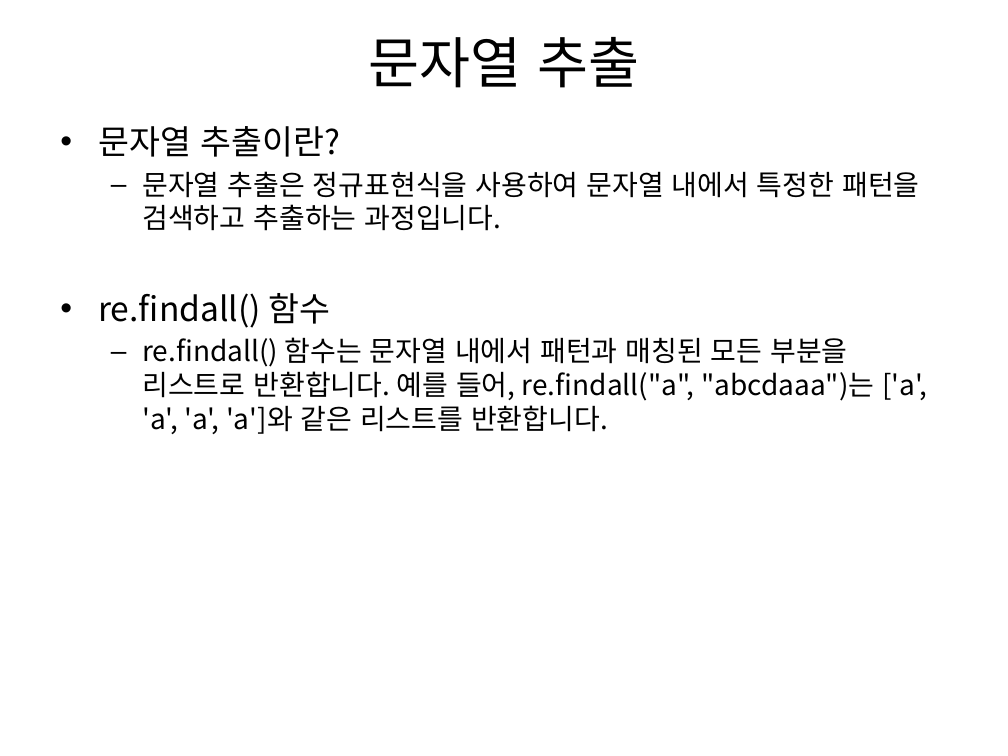
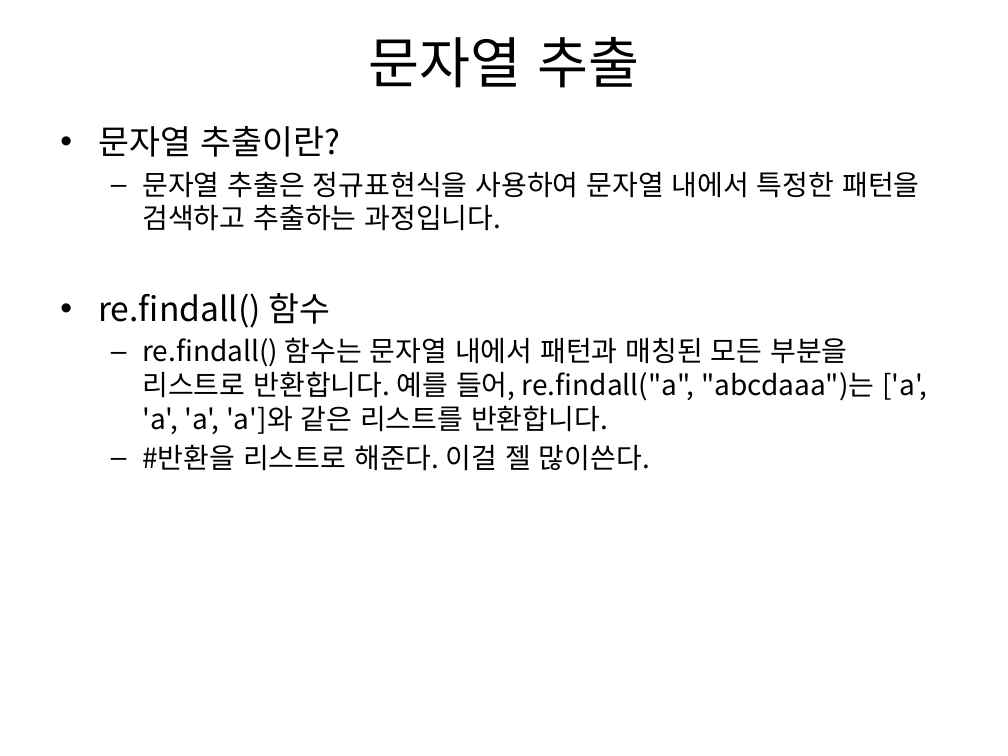
Before and after one commit to MyStraw/python, a slide deck: slide 15 of 파이썬 8.pptx. Drawn at 1008x756 pixels with LibreOffice and Linux fonts; fonts in the diff are those of the drawing. Boxes give left, top, right and bottom in pixels: in the first picture for what was removed or moved away, otherwise in the second. Text is boxed around its words. In the diff, an @@ line names an element or a change of style, - is before the commit and + after.

```diff
--- a/파이썬 8.pptx
+++ b/파이썬 8.pptx
@@ text at <box>142,444,650,471</box>: paragraph added @@
+  – #반환을 리스트로 해준다. 이걸 젤 많이쓴다.
```
Also in this commit, not shown: 1 other slide changed, 1 other file.
